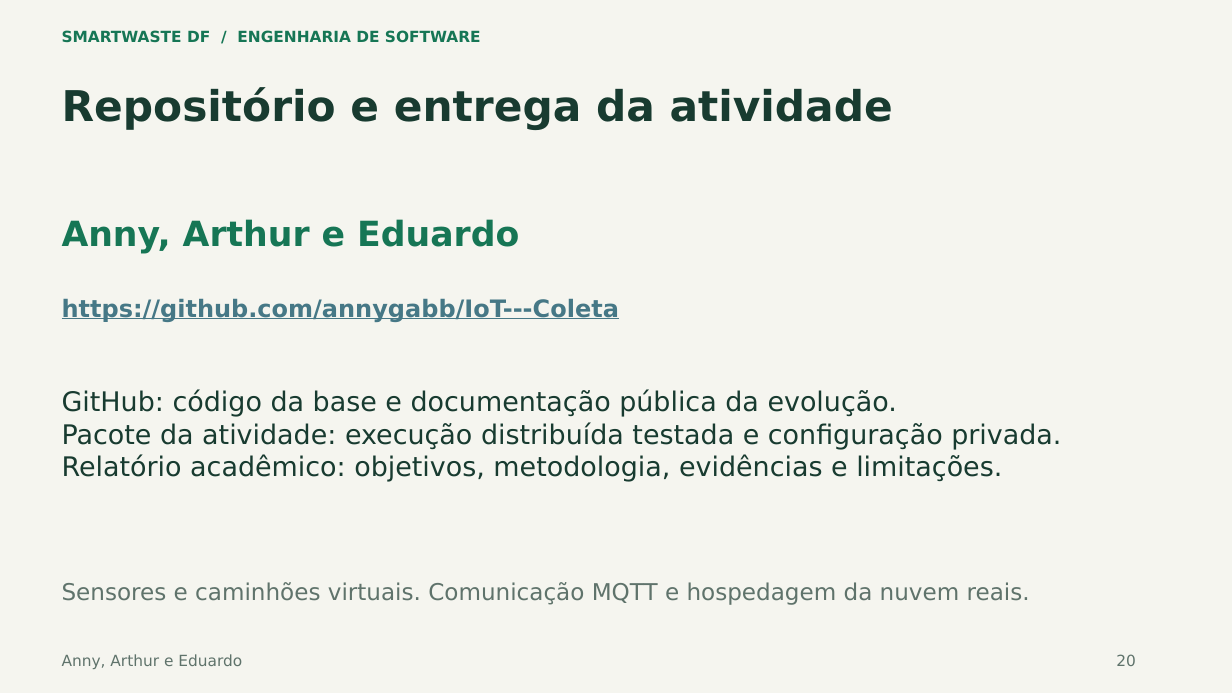
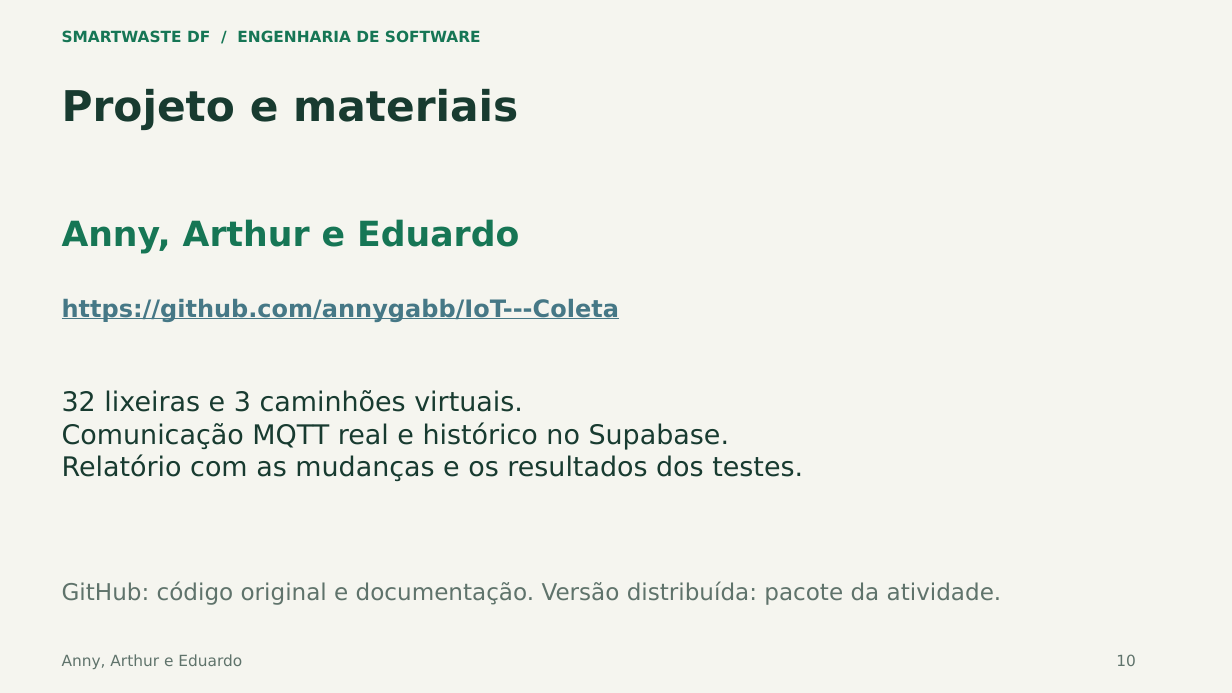
Before and after one commit to annygabb/IoT---Coleta, a slide deck: slide 10 of docs/entrega/SmartWaste_Apresentacao_Atualizada.pptx (slide 20 before the commit). Drawn at 1232x693 pixels with LibreOffice and Linux fonts; fonts in the diff are those of the drawing. Boxes give left, top, right and bottom in pixels: in the first picture for what was removed or moved away, otherwise in the second. Text is boxed around its words. In the diff, an @@ line names an element or a change of style, - is before the commit and + after.

```diff
--- a/docs/entrega/SmartWaste_Apresentacao_Atualizada.pptx
+++ b/docs/entrega/SmartWaste_Apresentacao_Atualizada.pptx
@@ text at (x1=62, y1=89, x2=518, y2=130): text changed @@
-Repositório e entrega da atividade
+Projeto e materiais
@@ text at (x1=62, y1=390, x2=803, y2=481): text changed @@
-GitHub: código da base e documentação pública da evolução.
-Pacote da atividade: execução distribuída testada e configuração privada.
-Relatório acadêmico: objetivos, metodologia, evidências e limitações.
+32 lixeiras e 3 caminhões virtuais.
+Comunicação MQTT real e histórico no Supabase.
+Relatório com as mudanças e os resultados dos testes.
@@ text at (x1=62, y1=581, x2=1002, y2=605): text changed @@
-Sensores e caminhões virtuais. Comunicação MQTT e hospedagem da nuvem reais.
+GitHub: código original e documentação. Versão distribuída: pacote da atividade.
@@ text at (x1=1116, y1=654, x2=1136, y2=666): text changed @@
-20
+10
```
Also in this commit, not shown: 9 other slides changed, 10 slides removed, 1 other file.
